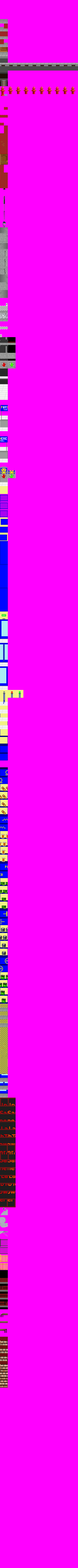
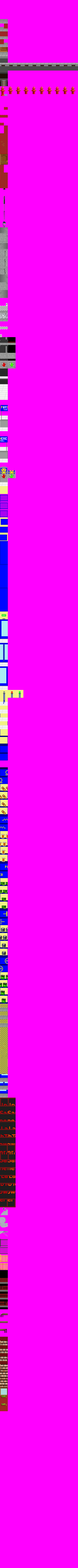
Comparing the layer stacks of the two 78x1568 images. Changes:
added group "fenster #1" with 3 layers above "background" over <box>0,1387,8,1412</box>
added layer "fenster" in group "fenster #1" over <box>0,1387,8,1396</box>
added layer "blumenkasten" in group "fenster #1" over <box>0,1395,8,1404</box>
added layer "blumenkasten2" in group "fenster #1" over <box>0,1403,8,1412</box>
